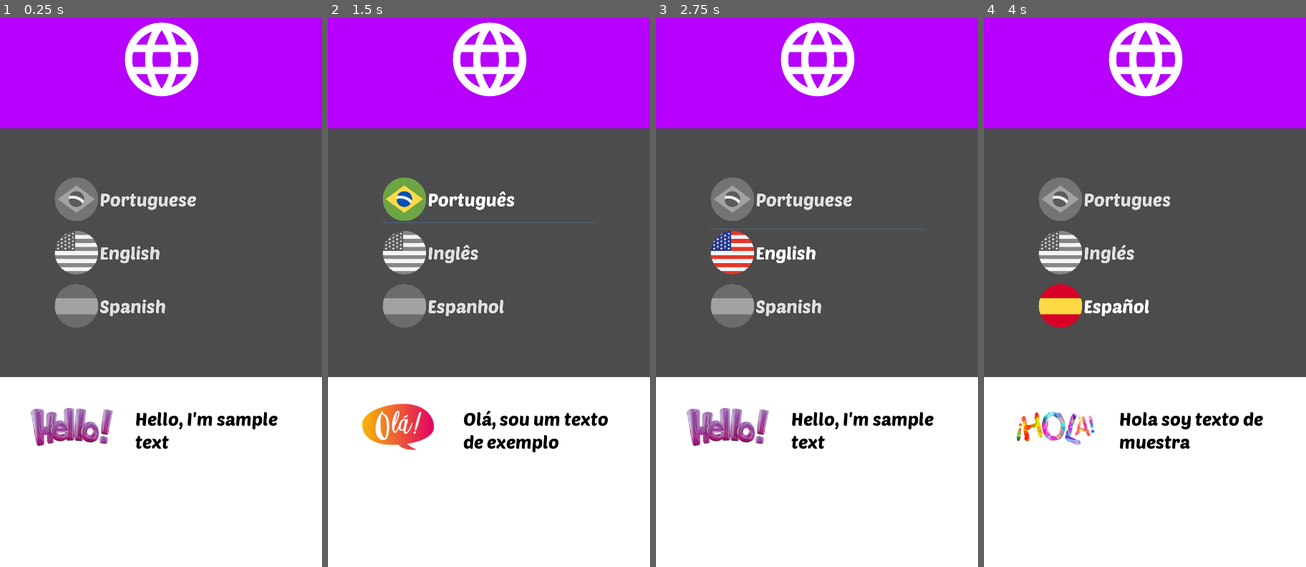
Above: before the commit, frames 1-4 (left to right).
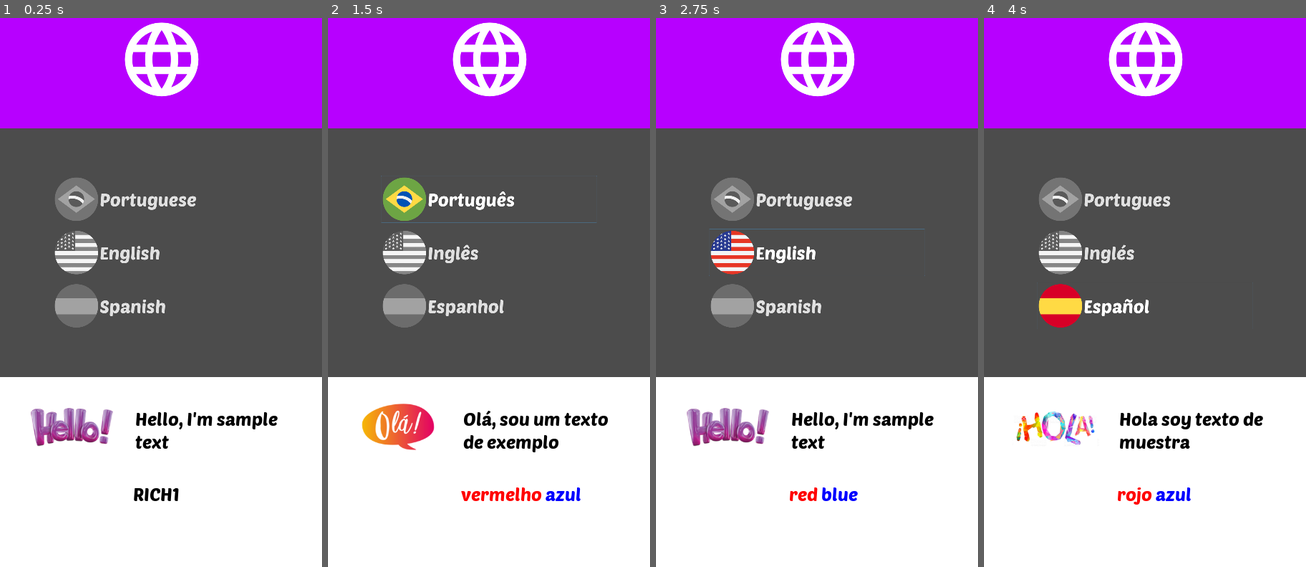
Above: after the commit, the same moments.

Repository: thrbr84/godot_locale
Game: Godot game, scene res://scenes/main.tscn
Same seed, same stepped clock (60 frames per second), same inputs: the game is played once before the commit and once after it.
Inputs:
- Up to frame 1 (0.25 s): no input
- Up to frame 2 (1.5 s): click "Portuguese" at 0.5 s; click "Português" at 1.25 s
- Up to frame 3 (2.75 s): click "Inglês" at 2 s
- Up to frame 4 (4 s): click "English" at 2.75 s; click "Spanish" at 3.5 s

The runs differ from the first frame. In frame 1, 0.2% of the frame differs, in the area x 41-56%, y 85-88%; in frame 2, 0.5%, in the area x 41-79%, y 85-88%; in frame 3, 0.3%; in frame 4, 0.3%.

Commit message:
RichTextLabel example

Diff:
--- a/exemplo/language/language.csv
+++ b/exemplo/language/language.csv
@@ -3,3 +3,4 @@
 ENGLISH,Inglês,English,Inglés
 SPANISH,Espanhol,Spanish,Español
 TEXT1,"Olá, sou um texto de exemplo","Hello, I'm sample text",Hola soy texto de muestra
+RICH1,[color=red]vermelho[/color] [color=blue]azul[/color],[color=red]red[/color] [color=blue]blue[/color],[color=red]rojo[/color] [color=blue]azul[/color]
--- a/exemplo/scenes/main.tscn
+++ b/exemplo/scenes/main.tscn
@@ -20,6 +20,10 @@
 [sub_resource type="ButtonGroup" id=3]
 
 [sub_resource type="DynamicFont" id=4]
+size = 40
+font_data = ExtResource( 5 )
+
+[sub_resource type="DynamicFont" id=5]
 size = 40
 font_data = ExtResource( 5 )
 
@@ -135,3 +139,15 @@
 [node name="hello" type="Sprite" parent="."]
 position = Vector2( 161.197, 966.579 )
 texture = ExtResource( 10 )
+
+[node name="RichTextLabel" type="RichTextLabel" parent="."]
+margin_left = 296.608
+margin_top = 1093.04
+margin_right = 649.608
+margin_bottom = 1233.04
+custom_fonts/bold_font = SubResource( 5 )
+custom_fonts/normal_font = SubResource( 5 )
+custom_colors/default_color = Color( 0, 0, 0, 1 )
+bbcode_enabled = true
+bbcode_text = "RICH1"
+text = "RICH1"
--- a/exemplo/scripts/main.gd
+++ b/exemplo/scripts/main.gd
@@ -14,3 +14,6 @@
 	if button_pressed:
 		TranslationServer.set_locale(language)
 		current_language = language
+
+		# traduz um RichTextLabel sem perder formatação
+		$RichTextLabel.bbcode_text = tr("RICH1")
Binary file changed: exemplo/language/language.en_US.translation
Binary file changed: exemplo/language/language.es_ES.translation
Binary file changed: exemplo/language/language.pt_BR.translation
Not shown: 1 places in exemplo/scenes/main.tscn that only renumber resources
